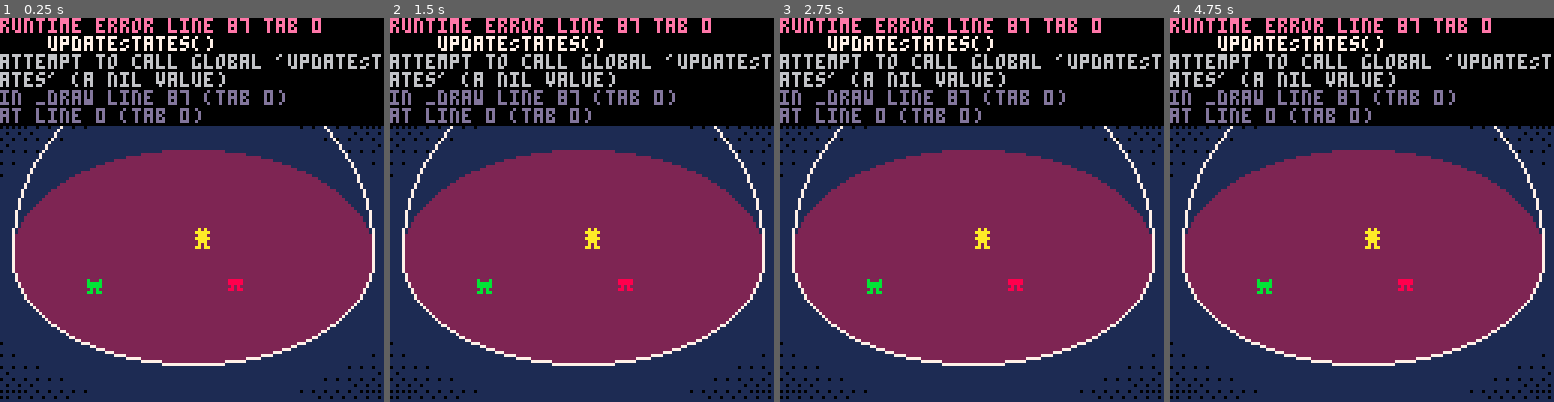
Above: before the commit, frames 1-4 (left to right).
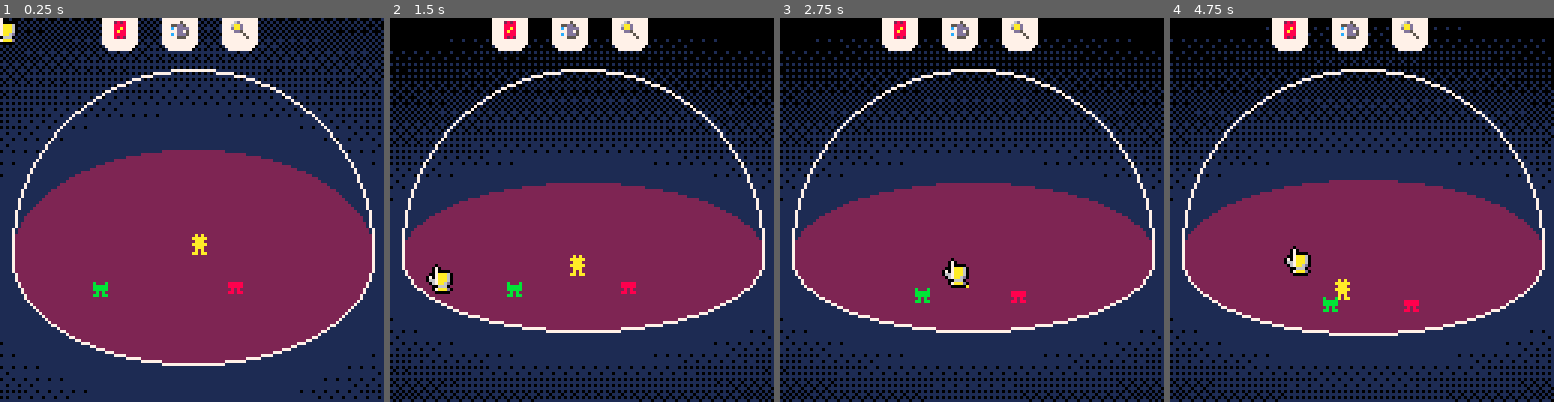
Above: after the commit, the same moments.

Repository: samuelhpratt/ggj2025
Game: PICO-8 cartridge game.p8
Two runs of this game, one before a commit and one after it. Both use one fixed random seed, a clock stepped at 60 frames per second and the inputs below.
Inputs (mouse positions are in pixels of both pictures, inside the frame that each line leads up to):
- Up to frame 1 (0.25 s): no input
- Up to frame 2 (1.5 s): click (670, 121) at 0.67 s; click (436, 267) at 1.22 s
- Up to frame 3 (2.75 s): click (887, 114) at 1.77 s; click (952, 259) at 2.32 s
- Up to frame 4 (4.75 s): click (1404, 106) at 2.87 s; click (1465, 256) at 3.42 s; click (1231, 102) at 3.97 s; click (1292, 248) at 4.52 s

The runs differ from the first frame. In frame 1, 23% of the frame differs, in the area x 0-100%, y 0-73%; in frame 2, 34%, in the area x 0-100%, y 0-100%; in frame 3, 33%; in frame 4, 32%.
Error before the commit: runtime error line 87 tab 0; updateStates(); attempt to call global 'updateStates' (a nil value)

Commit message:
Fixed error

Diff:
--- a/game.p8
+++ b/game.p8
@@ -11,6 +11,7 @@
 #include water.lua
 #include fire.lua
 #include ui.lua
+#include states.lua
 
 __gfx__
 00000000000000000000000000000000000000000000000000000000000000000000000000000000000000000000000000000000000000000000000000000000
